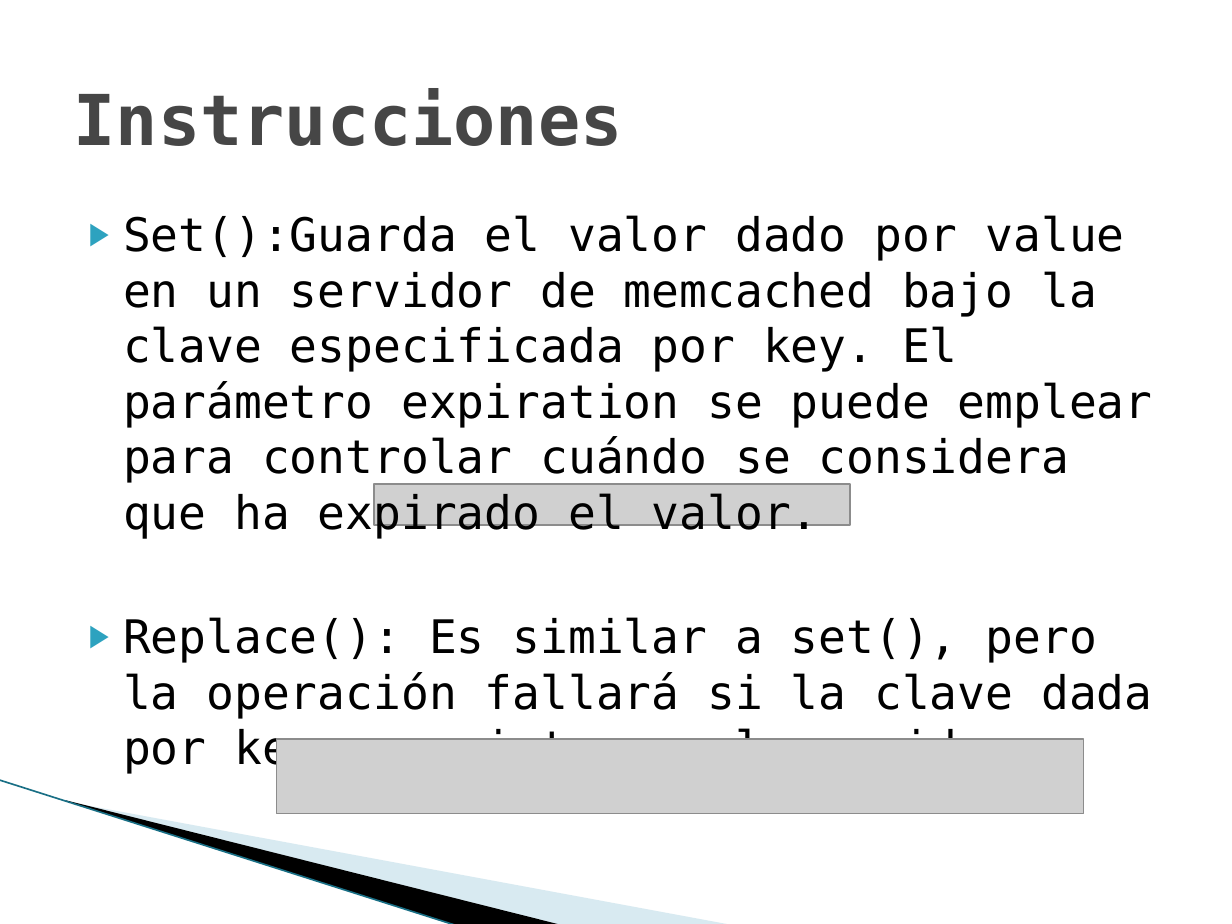
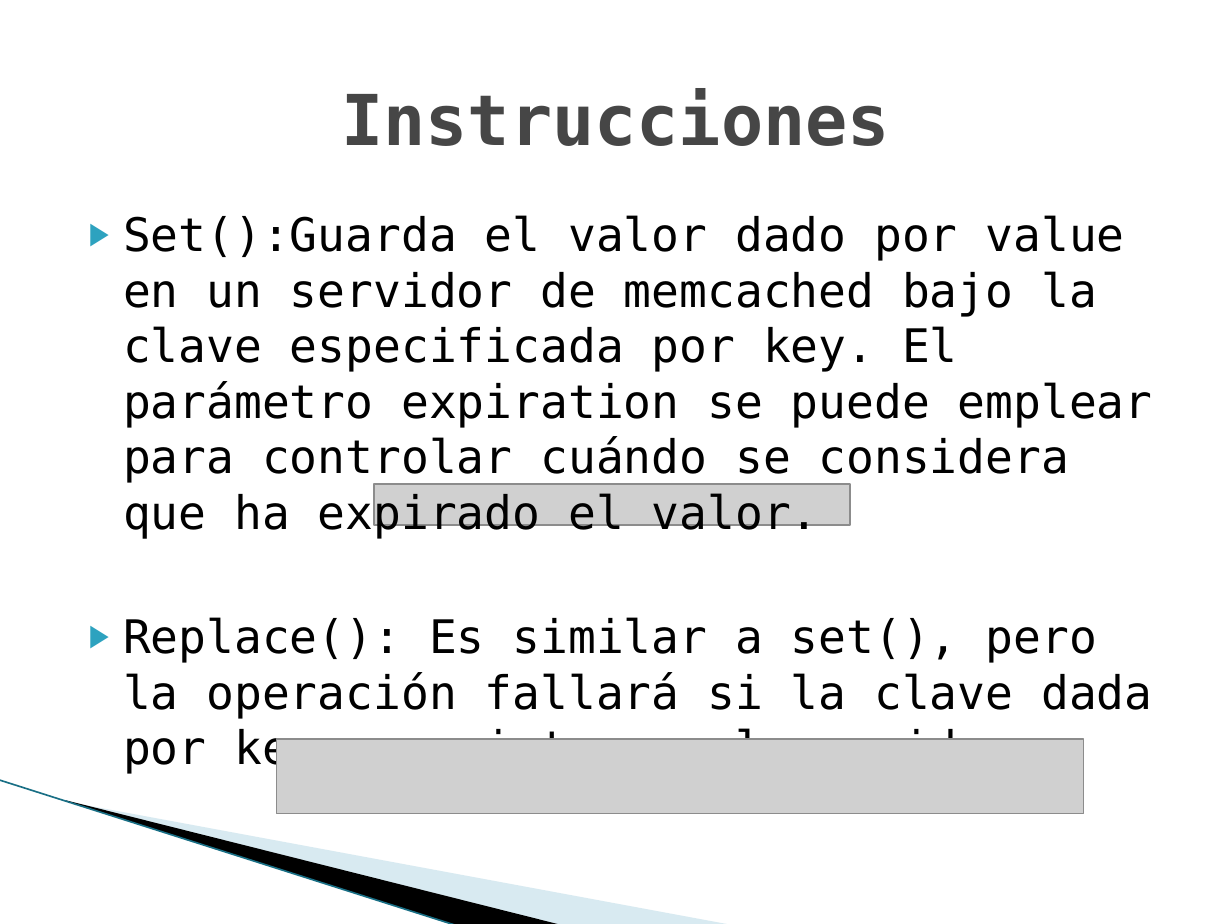
Before and after one commit to MariaOrgaz/swap1415, a slide deck: slide 6 of trabajo/transparencias.pptx (slide 7 before the commit). Drawn at 1232x924 pixels with LibreOffice and Linux fonts; fonts in the diff are those of the drawing; grey boxes stand for pictures; background and template pictures are left out. Boxes give left, top, right and bottom in pixels: in the first picture for what was removed or moved away, otherwise in the second. Text is boxed around its words. In the diff, an @@ line names an element or a change of style, - is before the commit and + after.

```diff
--- a/trabajo/transparencias.pptx
+++ b/trabajo/transparencias.pptx
@@ title "Instrucciones" at box(341, 89, 890, 146): alignment left to centre @@
```
Also in this commit, not shown: 10 other slides changed, 1 slide added, 1 slide removed, 2 other files.
